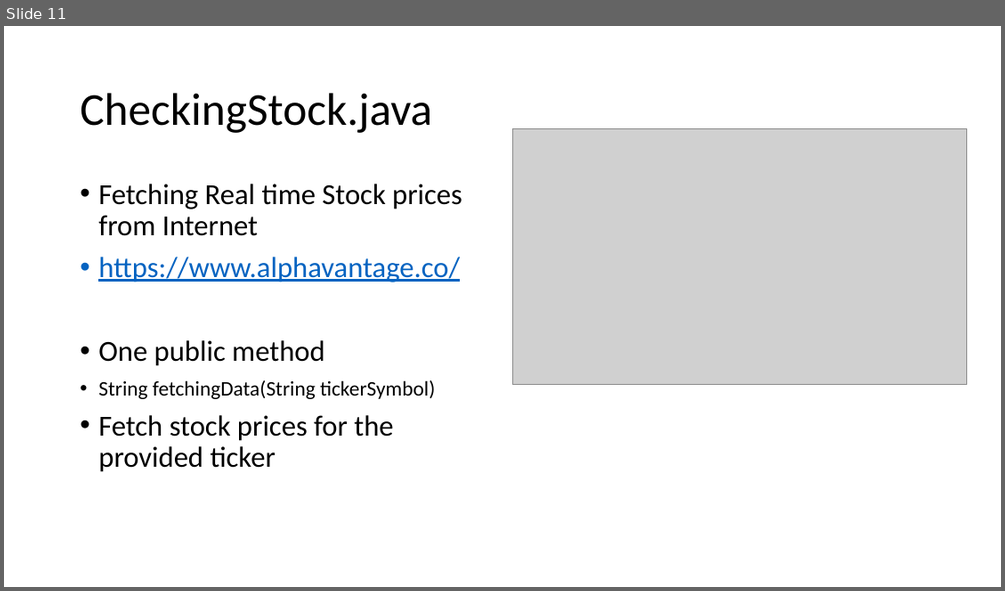
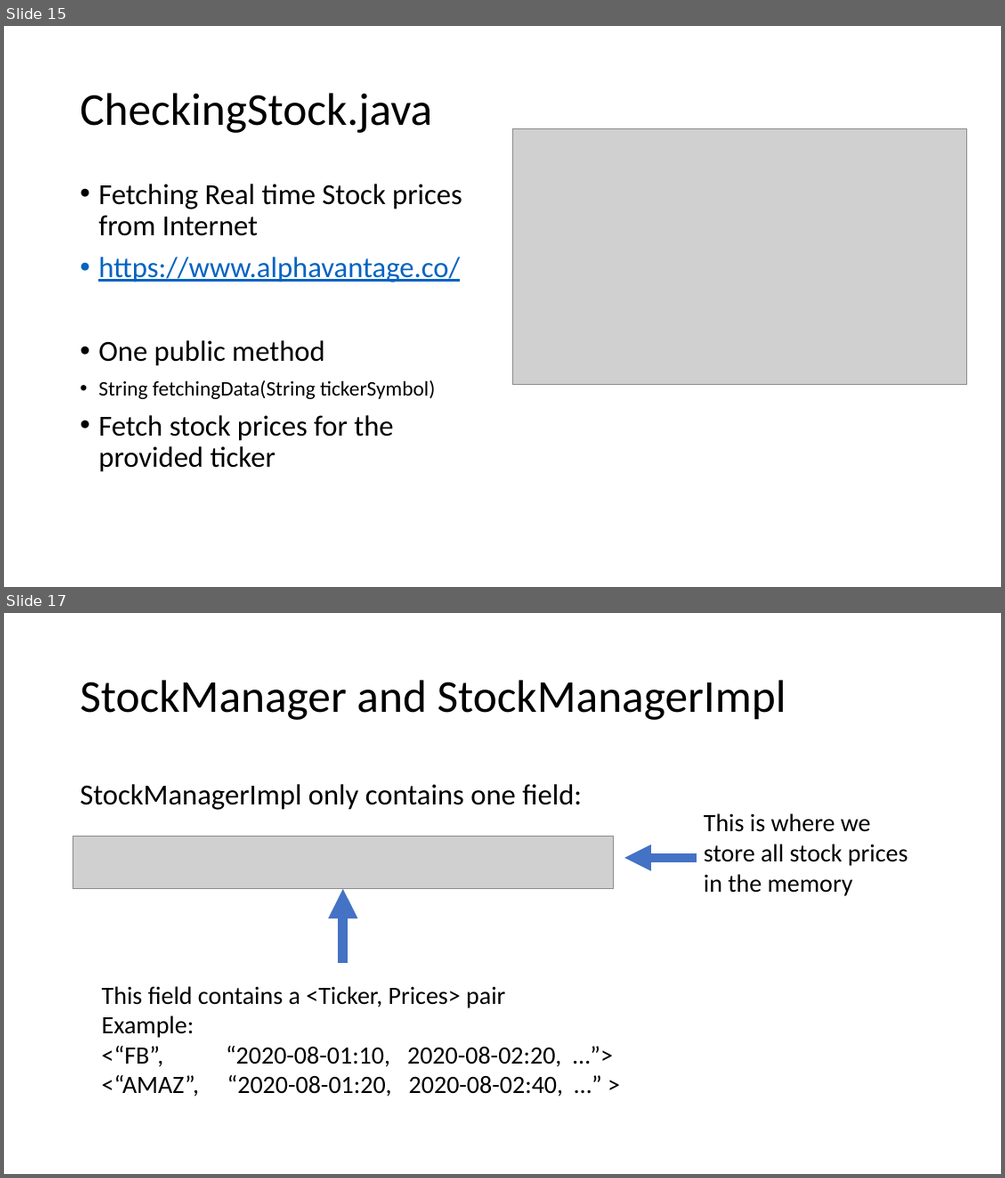
Before and after one commit to lxhq/StockExercise, a slide deck: Demo_week1.pptx. Shown one above the other, each under a label of ours: slide 11 before the commit, slides 15 and 17 after it; the slides between them are not shown. The pictures are 1005x591 and 1005x1178 pixels, drawn with LibreOffice and Linux fonts; fonts in the diff are those of the drawing; grey boxes stand for pictures. Boxes give left, top, right and bottom in pixels: in the first picture for what was removed or moved away, otherwise in the second. Text is boxed around its words. In the diff, an @@ line names an element or a change of style, - is before the commit and + after.

```diff
--- a/Demo_week1.pptx
+++ b/Demo_week1.pptx
@@ slide 17 added at (x1=4, y1=613, x2=1001, y2=1174), background #FFFFFF @@
@@ title added at (x1=80, y1=680, x2=786, y2=720), 44 pt, text #000000 @@
+StockManager and StockManagerImpl
@@ text added at (x1=80, y1=784, x2=582, y2=810), 28 pt, text #000000 @@
+StockManagerImpl only contains one field:
@@ text added at (x1=704, y1=813, x2=908, y2=896), 24 pt, text #000000 @@
+This is where we store all stock prices in the memory
@@ picture added at (x1=73, y1=835, x2=614, y2=889) @@
@@ arrow added from (696, 858) to (624, 858), #4472C4 8.5 pt @@
@@ arrow added from (343, 963) to (343, 889), #4472C4 9.5 pt @@
@@ text added at (x1=102, y1=986, x2=563, y2=1096), 24 pt, text #000000 @@
+This field contains a <Ticker, Prices> pair
+Example:
+<“FB”, “2020-08-01:10, 2020-08-02:20, …”>
+<“AMAZ”, “2020-08-01:20, 2020-08-02:40, …” >
@@ what was slide 11 is now slide 15 @@
```
Also in this commit, not shown: 6 slides changed, 6 other slides added, 1 slide removed, 4 other files.
